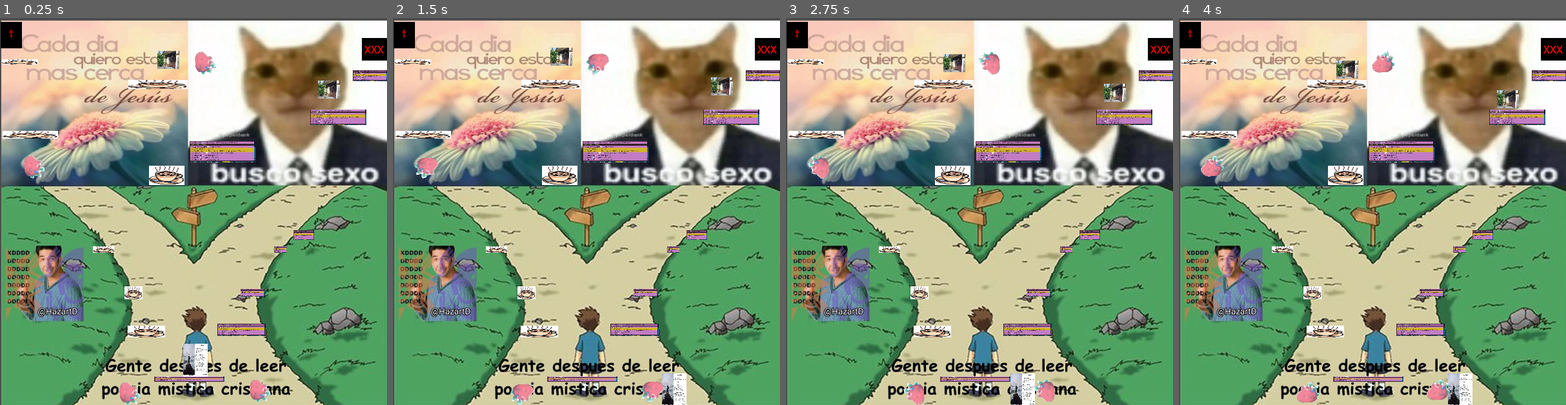
Above: before the commit, frames 1-4 (left to right).
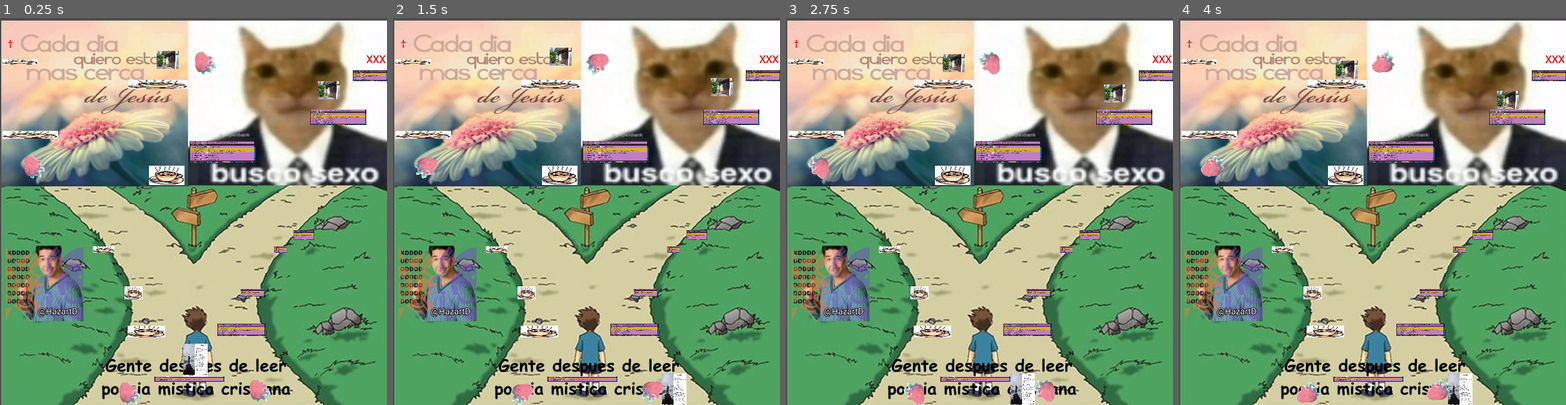
Above: after the commit, the same moments.

Repository: HazartD/Nuevo-Proyecto-De-Juego2
Game: Godot game, scene res://node_2d.tscn
The game is run twice, just before and just after one commit, with the same random seed, the same clock (stepped at 60 frames per second) and the same inputs.
Inputs:
- Up to frame 1 (0.25 s): no input
- Up to frame 2 (1.5 s): hold Right (ui_right) from 0.53 s (still down); tap Up (ui_up) at 0.77 s
- Up to frame 3 (2.75 s): tap Up (ui_up) at 1.52 s; release Right (ui_right) at 2.03 s; hold Left (ui_left) from 2.03 s (still down)
- Up to frame 4 (4 s): release Left (ui_left) at 2.78 s; hold Right (ui_right) from 2.78 s (still down); tap Up (ui_up) at 3.02, 3.77 s

The runs differ from the first frame. In frame 1, 1.1% of the frame differs, in the area x 0-100%, y 1-21%; in frame 2, 1.1%; in frame 3, 1.1%; in frame 4, 1.1%.

Commit message:
traduccion

Diff:
--- a/node_2d.tscn
+++ b/node_2d.tscn
@@ -27,44 +27,44 @@
 [sub_resource type="RectangleShape2D" id="RectangleShape2D_4mmer"]
 size = Vector2(58, 18)
 
+[sub_resource type="RectangleShape2D" id="RectangleShape2D_nhlvh"]
+size = Vector2(28, 20)
+
+[sub_resource type="RectangleShape2D" id="RectangleShape2D_plovf"]
+size = Vector2(36, 12)
+
+[sub_resource type="RectangleShape2D" id="RectangleShape2D_8be3v"]
+size = Vector2(189, 176.191)
+
+[sub_resource type="RectangleShape2D" id="RectangleShape2D_rw043"]
+size = Vector2(18, 10)
+
+[sub_resource type="RectangleShape2D" id="RectangleShape2D_jn3vo"]
+size = Vector2(21, 14)
+
+[sub_resource type="RectangleShape2D" id="RectangleShape2D_r3td1"]
+size = Vector2(54, 29)
+
+[sub_resource type="RectangleShape2D" id="RectangleShape2D_is805"]
+size = Vector2(101, 32)
+
+[sub_resource type="RectangleShape2D" id="RectangleShape2D_qk2xk"]
+size = Vector2(86, 10)
+
+[sub_resource type="RectangleShape2D" id="RectangleShape2D_sat5c"]
+size = Vector2(92, 13)
+
+[sub_resource type="RectangleShape2D" id="RectangleShape2D_hychl"]
+size = Vector2(56, 8)
+
+[sub_resource type="RectangleShape2D" id="RectangleShape2D_eg4d6"]
+size = Vector2(85.5, 24)
+
+[sub_resource type="RectangleShape2D" id="RectangleShape2D_jlk4f"]
+size = Vector2(53, 17)
+
 [sub_resource type="RectangleShape2D" id="RectangleShape2D_nohvd"]
 size = Vector2(108, 8)
-
-[sub_resource type="RectangleShape2D" id="RectangleShape2D_nhlvh"]
-size = Vector2(28, 20)
-
-[sub_resource type="RectangleShape2D" id="RectangleShape2D_plovf"]
-size = Vector2(36, 12)
-
-[sub_resource type="RectangleShape2D" id="RectangleShape2D_8be3v"]
-size = Vector2(189, 176.191)
-
-[sub_resource type="RectangleShape2D" id="RectangleShape2D_rw043"]
-size = Vector2(18, 10)
-
-[sub_resource type="RectangleShape2D" id="RectangleShape2D_jn3vo"]
-size = Vector2(21, 14)
-
-[sub_resource type="RectangleShape2D" id="RectangleShape2D_r3td1"]
-size = Vector2(54, 29)
-
-[sub_resource type="RectangleShape2D" id="RectangleShape2D_is805"]
-size = Vector2(101, 32)
-
-[sub_resource type="RectangleShape2D" id="RectangleShape2D_qk2xk"]
-size = Vector2(86, 10)
-
-[sub_resource type="RectangleShape2D" id="RectangleShape2D_sat5c"]
-size = Vector2(92, 13)
-
-[sub_resource type="RectangleShape2D" id="RectangleShape2D_hychl"]
-size = Vector2(56, 8)
-
-[sub_resource type="RectangleShape2D" id="RectangleShape2D_eg4d6"]
-size = Vector2(85.5, 24)
-
-[sub_resource type="RectangleShape2D" id="RectangleShape2D_jlk4f"]
-size = Vector2(53, 17)
 
 [sub_resource type="SegmentShape2D" id="SegmentShape2D_8ej3r"]
 a = Vector2(61, 0)
@@ -119,15 +119,75 @@
 scale = Vector2(0.174603, 0.0567568)
 texture = ExtResource("4_n54do")
 
+[node name="DigitalHazard" type="Sprite2D" parent="plataformas"]
+position = Vector2(227.125, 486.125)
+scale = Vector2(0.305556, 0.0986489)
+texture = ExtResource("4_n54do")
+
 [node name="DigitalHazard4" type="Sprite2D" parent="plataformas"]
 position = Vector2(207, 426)
 scale = Vector2(0.145503, 0.105405)
 texture = ExtResource("4_n54do")
 
-[node name="DigitalHazard" type="Sprite2D" parent="plataformas"]
-position = Vector2(227.125, 486.125)
-scale = Vector2(0.305556, 0.0986489)
-texture = ExtResource("4_n54do")
+[node name="DigitalHazard11" type="Sprite2D" parent="plataformas"]
+position = Vector2(31, 68)
+scale = Vector2(0.296296, 0.0432432)
+texture = ExtResource("4_n54do")
+
+[node name="DigitalHazard12" type="Sprite2D" parent="plataformas"]
+position = Vector2(244.836, 103)
+scale = Vector2(0.48851, 0.0762196)
+texture = ExtResource("4_n54do")
+
+[node name="DigitalHazard13" type="Sprite2D" parent="plataformas"]
+position = Vector2(47.125, 181)
+scale = Vector2(0.453704, 0.0621622)
+texture = ExtResource("4_n54do")
+
+[node name="69" type="Sprite2D" parent="plataformas"]
+position = Vector2(573.5, 89.75)
+scale = Vector2(0.140211, 0.0959302)
+texture = ExtResource("5_7y7c5")
+
+[node name="71" type="Sprite2D" parent="plataformas"]
+position = Vector2(345, 207.5)
+scale = Vector2(0.269841, 0.191861)
+texture = ExtResource("5_7y7c5")
+
+[node name="70" type="Sprite2D" parent="plataformas"]
+position = Vector2(524.375, 154.125)
+scale = Vector2(0.23082, 0.140988)
+texture = ExtResource("5_7y7c5")
+
+[node name="75" type="Sprite2D" parent="plataformas"]
+position = Vector2(391.5, 426)
+scale = Vector2(0.0978832, 0.0697671)
+texture = ExtResource("5_7y7c5")
+
+[node name="76" type="Sprite2D" parent="plataformas"]
+position = Vector2(293.75, 560.125)
+scale = Vector2(0.287037, 0.0450579)
+texture = ExtResource("5_7y7c5")
+
+[node name="DigitalHazard10" type="Sprite2D" parent="plataformas"]
+position = Vector2(258.563, 243.781)
+scale = Vector2(0.290344, 0.159797)
+texture = ExtResource("4_n54do")
+
+[node name="72" type="Sprite2D" parent="plataformas"]
+position = Vector2(471.25, 336.75)
+scale = Vector2(0.0833333, 0.0843022)
+texture = ExtResource("5_7y7c5")
+
+[node name="73" type="Sprite2D" parent="plataformas"]
+position = Vector2(434.75, 359)
+scale = Vector2(0.0489417, 0.0581393)
+texture = ExtResource("5_7y7c5")
+
+[node name="74" type="Sprite2D" parent="plataformas"]
+position = Vector2(374.5, 483.75)
+scale = Vector2(0.198412, 0.107558)
+texture = ExtResource("5_7y7c5")
 
 [node name="CollisionShape2D" type="CollisionShape2D" parent="plataformas"]
 position = Vector2(374, 484)
@@ -136,10 +196,6 @@
 [node name="CollisionShape2D2" type="CollisionShape2D" parent="plataformas"]
 position = Vector2(227, 486)
 shape = SubResource("RectangleShape2D_4mmer")
-
-[node name="CollisionShape2D3" type="CollisionShape2D" parent="plataformas"]
-position = Vector2(294, 560)
-shape = SubResource("RectangleShape2D_nohvd")
 
 [node name="CollisionShape2D4" type="CollisionShape2D" parent="plataformas"]
 position = Vector2(207, 426)
@@ -186,106 +242,24 @@
 position = Vector2(524, 154)
 shape = SubResource("RectangleShape2D_eg4d6")
 
-[node name="DigitalHazard10" type="Sprite2D" parent="plataformas"]
-position = Vector2(258.563, 243.781)
-scale = Vector2(0.290344, 0.159797)
-texture = ExtResource("4_n54do")
-
-[node name="DigitalHazard11" type="Sprite2D" parent="plataformas"]
-position = Vector2(31, 68)
-scale = Vector2(0.296296, 0.0432432)
-texture = ExtResource("4_n54do")
-
-[node name="DigitalHazard12" type="Sprite2D" parent="plataformas"]
-position = Vector2(244.836, 103)
-scale = Vector2(0.48851, 0.0762196)
-texture = ExtResource("4_n54do")
-
-[node name="DigitalHazard13" type="Sprite2D" parent="plataformas"]
-position = Vector2(47.125, 181)
-scale = Vector2(0.453704, 0.0621622)
-texture = ExtResource("4_n54do")
-
 [node name="CollisionShape2D15" type="CollisionShape2D" parent="plataformas"]
 position = Vector2(573.5, 90)
 shape = SubResource("RectangleShape2D_jlk4f")
 
-[node name="69" type="Sprite2D" parent="plataformas"]
-position = Vector2(573.5, 89.75)
-scale = Vector2(0.140211, 0.0959302)
-texture = ExtResource("5_7y7c5")
-
-[node name="71" type="Sprite2D" parent="plataformas"]
-position = Vector2(345, 207.5)
-scale = Vector2(0.269841, 0.191861)
-texture = ExtResource("5_7y7c5")
-
-[node name="70" type="Sprite2D" parent="plataformas"]
-position = Vector2(524.375, 154.125)
-scale = Vector2(0.23082, 0.140988)
-texture = ExtResource("5_7y7c5")
-
-[node name="73" type="Sprite2D" parent="plataformas"]
-position = Vector2(434.75, 359)
-scale = Vector2(0.0489417, 0.0581393)
-texture = ExtResource("5_7y7c5")
-
-[node name="72" type="Sprite2D" parent="plataformas"]
-position = Vector2(471.25, 336.75)
-scale = Vector2(0.0833333, 0.0843022)
-texture = ExtResource("5_7y7c5")
-
-[node name="74" type="Sprite2D" parent="plataformas"]
-position = Vector2(374.5, 483.75)
-scale = Vector2(0.198412, 0.107558)
-texture = ExtResource("5_7y7c5")
-
-[node name="75" type="Sprite2D" parent="plataformas"]
-position = Vector2(391.5, 426)
-scale = Vector2(0.0978832, 0.0697671)
-texture = ExtResource("5_7y7c5")
-
-[node name="76" type="Sprite2D" parent="plataformas"]
-position = Vector2(293.75, 560.125)
-scale = Vector2(0.287037, 0.0450579)
-texture = ExtResource("5_7y7c5")
+[node name="CollisionShape2D3" type="CollisionShape2D" parent="plataformas"]
+position = Vector2(294, 560)
+shape = SubResource("RectangleShape2D_nohvd")
 
 [node name="CollisionShape2D16" type="CollisionShape2D" parent="plataformas"]
 editor_description = "A vece pareciera que no hay forma de volver, sin embargo, la hay. se puede volver tambien con la plataforma donde estan las xs pero dificilmente caera justo ahi el salto"
 position = Vector2(333, 104)
 shape = SubResource("SegmentShape2D_8ej3r")
 
-[node name="TextEdit" type="TextEdit" parent="."]
-anchors_preset = 8
-anchor_left = 0.5
-anchor_top = 0.5
-anchor_right = 0.5
-anchor_bottom = 0.5
-offset_left = 561.0
-offset_top = 31.0
-offset_right = 608.0
-offset_bottom = 66.0
-grow_horizontal = 2
-grow_vertical = 2
-theme_override_colors/background_color = Color(0, 0, 0, 1)
-theme_override_colors/font_color = Color(1, 0, 0, 1)
-text = "XXX"
-context_menu_enabled = false
-
-[node name="TextEdit2" type="TextEdit" parent="."]
-offset_left = 1.0
-offset_top = 6.0
-offset_right = 34.0
-offset_bottom = 47.0
-theme_override_colors/background_color = Color(0, 0, 0, 1)
-theme_override_colors/font_color = Color(1, 0, 0, 1)
-text = "  †"
-
 [node name="seminknuc" parent="." instance=ExtResource("6_6h4dp")]
-position = Vector2(261, 70)
+position = Vector2(260, 70)
 
 [node name="seminknuc2" parent="." instance=ExtResource("6_6h4dp")]
-position = Vector2(510, 116)
+position = Vector2(510, 117)
 
 [node name="Mar" parent="." instance=ExtResource("4_6myt8")]
 position = Vector2(303, 505)
@@ -305,3 +279,28 @@
 [node name="Cosa censurada4" parent="." instance=ExtResource("6_787qh")]
 position = Vector2(402, 578)
 scale = Vector2(0.1, 0.1)
+
+[node name="Control" type="Control" parent="."]
+layout_mode = 3
+anchors_preset = 0
+offset_right = 603.0
+offset_bottom = 83.0
+
+[node name="Label" type="Label" parent="Control"]
+layout_mode = 0
+offset_left = 12.0
+offset_top = 28.0
+offset_right = 52.0
+offset_bottom = 54.0
+theme_override_colors/font_color = Color(1, 0, 0, 1)
+text = "†"
+metadata/_edit_group_ = true
+
+[node name="Label2" type="Label" parent="Control"]
+layout_mode = 0
+offset_left = 568.0
+offset_top = 52.0
+offset_right = 608.0
+offset_bottom = 78.0
+theme_override_colors/font_color = Color(0.941176, 0, 0, 1)
+text = "XXX"
--- a/seminknuc.tscn
+++ b/seminknuc.tscn
@@ -10,12 +10,11 @@
 script = ExtResource("1_ewvka")
 metadata/_edit_group_ = true
 
+[node name="Sueño" type="Sprite2D" parent="."]
+scale = Vector2(0.047, 0.051)
+texture = ExtResource("1_ggyud")
+
 [node name="CollisionShape2D" type="CollisionShape2D" parent="."]
 shape = SubResource("RectangleShape2D_4ytex")
 
-[node name="Sueño" type="Sprite2D" parent="."]
-scale = Vector2(0.047, 0.051)
-texture = ExtResource("1_ggyud")
-metadata/_edit_group_ = true
-
 [connection signal="body_entered" from="." to="." method="_on_body_entered"]
--- /dev/null
+++ b/traduccion.csv
@@ -0,0 +1,5 @@
+,es
+nigga1,"AAA:Maldita, ¿como pudimos confiar en ella?, siendo de un inicio tan reservada, nos lo debimos haber esperado(y yo que me la queria cojer)"
+nigga2,"BBB:todo es su culpa, la vida en general y como concepto se alzara mientras ESO cae(que decepción, lo que siento no tiene palabras que lo describan)"
+nigga3,"CCC:Perra traicionera, nos has condenado a todos(y con tanto que BBB se esforzó por ti, ninguno de los demás te queriamos con nosotros)"
+nigga4,"†††:lo-lo siento mucho, no sabia, no quería(¿porque no dejo de llorar si se que nada de lo que diga ahora importa?el daño esta hecho, madrecita Maria, ayudame, Dios mio, perdoname, no quiero morir pero si no hay otra solucion que se haga tu voluntad)"
Not shown, added: traduccion.csv.import
Binary file added: traduccion.es.translation
